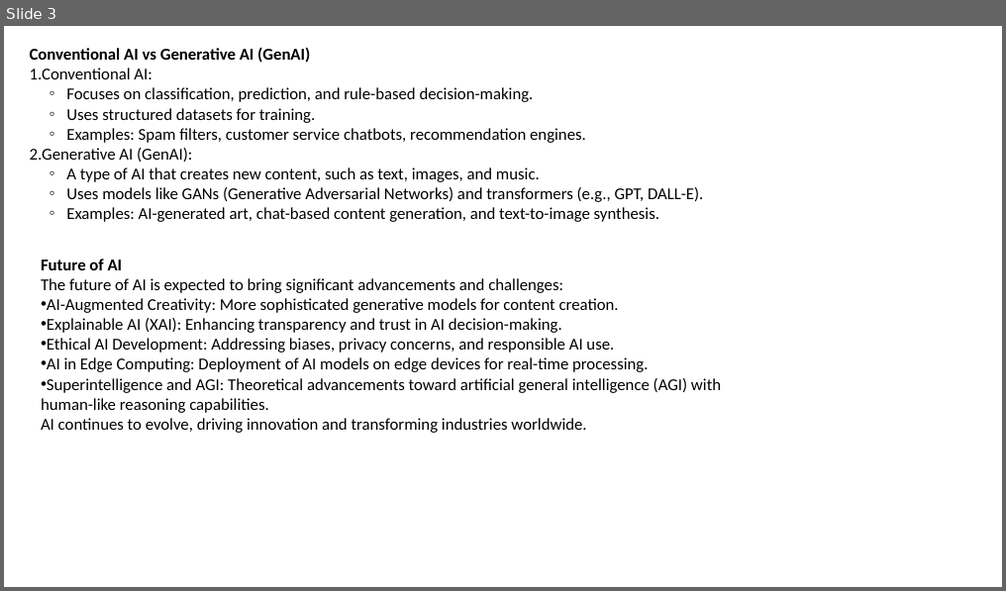
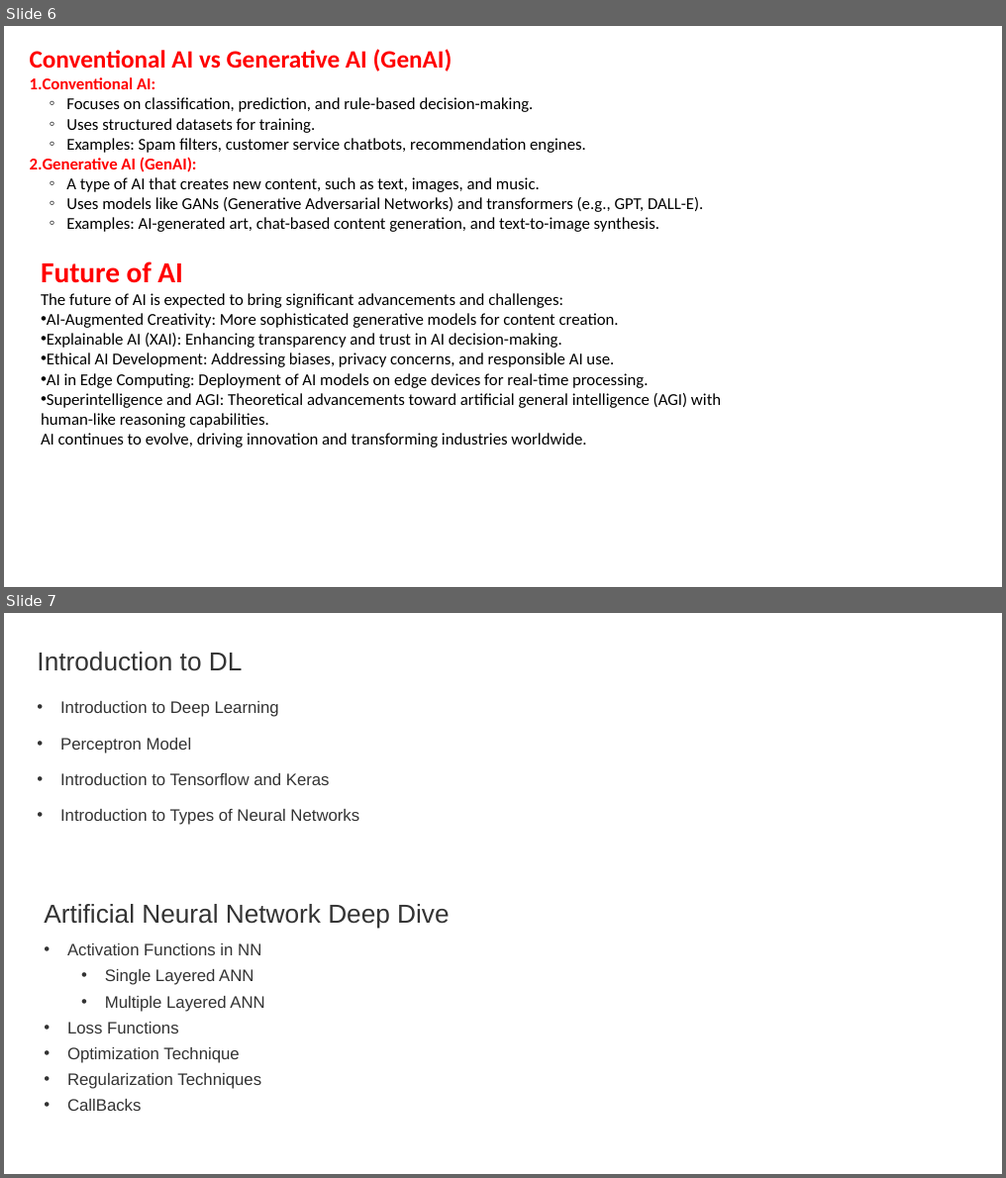
Before and after one commit to shahil04/ds_materials, a slide deck: Deep_learning/deep learning_itvedant.pptx. Shown one above the other, each under a label of ours: slide 3 before the commit, slides 6 and 7 after it. The pictures are 1006x591 and 1006x1178 pixels, drawn with LibreOffice and Linux fonts; fonts in the diff are those of the drawing. Boxes give left, top, right and bottom in pixels: in the first picture for what was removed or moved away, otherwise in the second. Text is boxed around its words. In the diff, an @@ line names an element or a change of style, - is before the commit and + after.

```diff
--- a/Deep_learning/deep learning_itvedant.pptx
+++ b/Deep_learning/deep learning_itvedant.pptx
@@ slide 7 added at bbox=[4, 613, 1002, 1174], background #FFFFFF @@
@@ text added at bbox=[37, 652, 359, 825], 16 pt, text #333333 @@
+Introduction to DL
+• Introduction to Deep Learning
+• Perceptron Model
+• Introduction to Tensorflow and Keras
+• Introduction to Types of Neural Networks
@@ text added at bbox=[44, 904, 449, 1111], 16 pt, text #333333 @@
+Artificial Neural Network Deep Dive
+• Activation Functions in NN
+  • Single Layered ANN
+  • Multiple Layered ANN
+• Loss Functions
+• Optimization Technique
+• Regularization Techniques
+• CallBacks
@@ what was slide 3 is now slide 6 @@
@@ slide 6 changed as well @@
@@ text at bbox=[30, 49, 452, 173]: size 16 to 24 pt in "Conventional AI vs Generative AI (GenAI)"; text colour #000000 to #FF0000 in "Conventional AI vs Generative AI (GenAI)", "Conventional AI:", "Generative AI (GenAI):"; bold on in "Conventional AI:", "Generative AI (GenAI):" @@
@@ text at bbox=[41, 262, 183, 283]: size 16 to 28 pt, text colour #000000 to #FF0000 in "Future of AI" @@
```
Also in this commit, not shown: 5 other slides changed, 18 other slides added, 31 other files.
